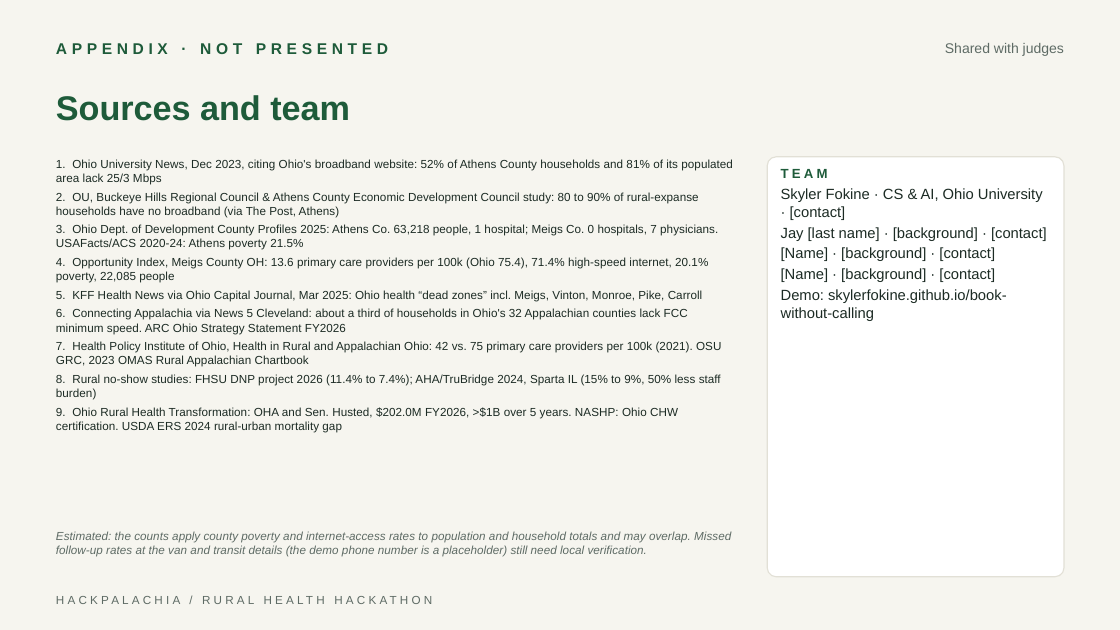
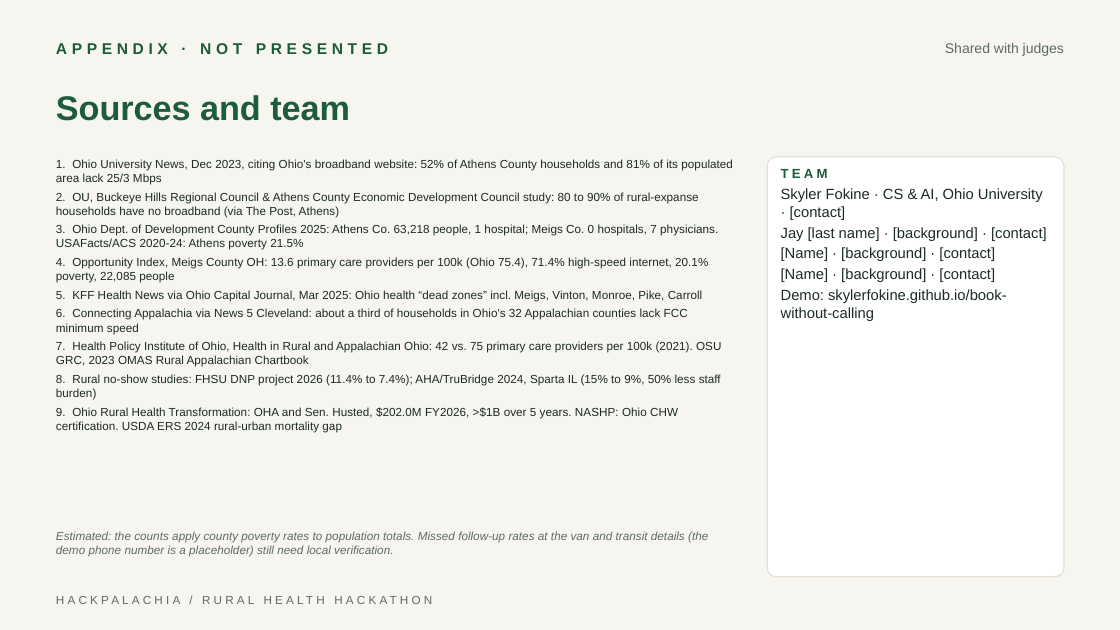
Before and after one commit to skylerfokine/book-without-calling, a slide deck: slide 10 of pitch/Book_Without_Calling_Pitch.pptx (slide 9 before the commit). Drawn at 1120x630 pixels with LibreOffice and Linux fonts; fonts in the diff are those of the drawing. Boxes give left, top, right and bottom in pixels: in the first picture for what was removed or moved away, otherwise in the second. Text is boxed around its words. In the diff, an @@ line names an element or a change of style, - is before the commit and + after.

```diff
--- a/pitch/Book_Without_Calling_Pitch.pptx
+++ b/pitch/Book_Without_Calling_Pitch.pptx
@@ text at [56,308,688,334]: text changed @@
-6. Connecting Appalachia via News 5 Cleveland: about a third of households in Ohio's 32 Appalachian counties lack FCC minimum speed. ARC Ohio Strategy Statement FY2026
+6. Connecting Appalachia via News 5 Cleveland: about a third of households in Ohio's 32 Appalachian counties lack FCC minimum speed
@@ text at [56,531,708,557]: text changed @@
-Estimated: the counts apply county poverty and internet-access rates to population and household totals and may overlap. Missed follow-up rates at the van and transit details (the demo phone number is a placeholder) still need local verification.
+Estimated: the counts apply county poverty rates to population totals. Missed follow-up rates at the van and transit details (the demo phone number is a placeholder) still need local verification.
```
Also in this commit, not shown: 7 other slides changed, 1 slide added, 1 other file.
